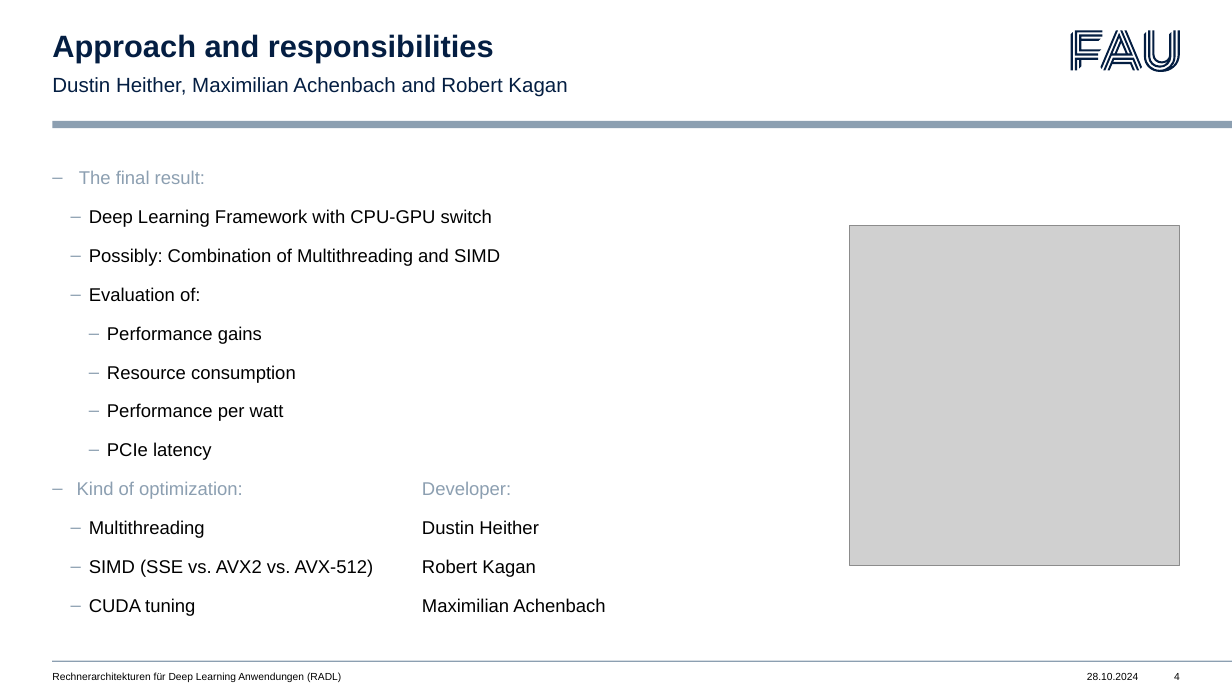
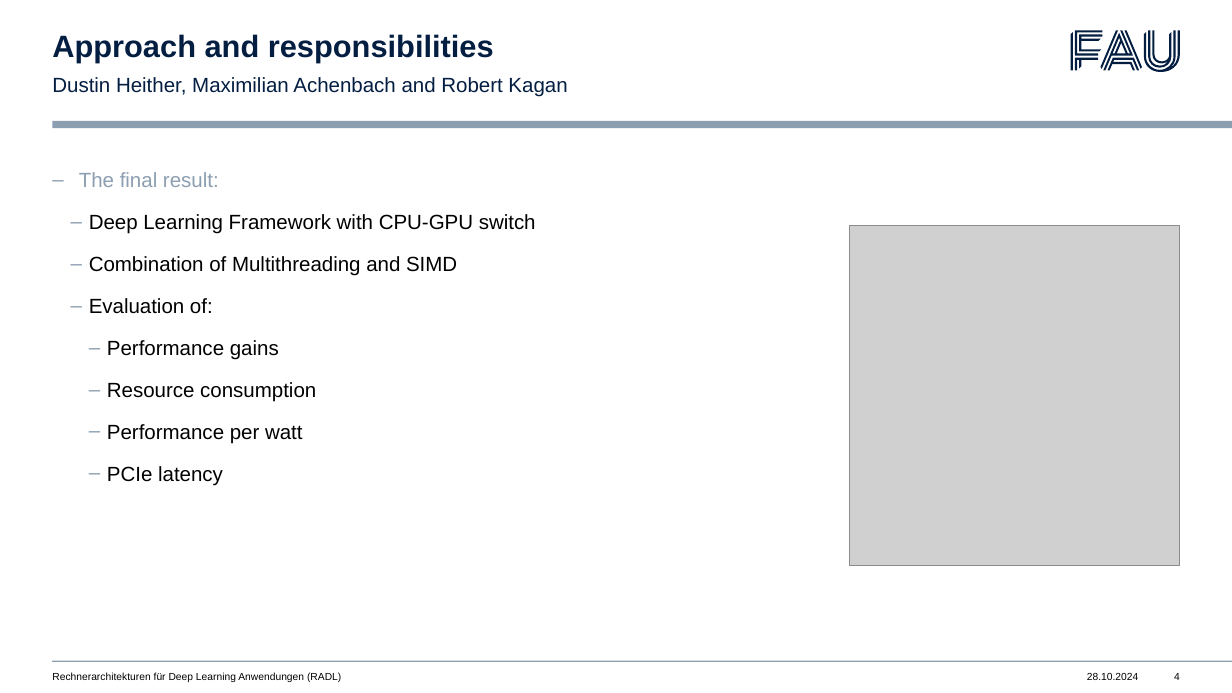
Before and after one commit to libalis/radl, a slide deck: slide 4 of Topic/Topic.pptx. Drawn at 1232x693 pixels with LibreOffice and Linux fonts; fonts in the diff are those of the drawing; grey boxes stand for pictures. Boxes give left, top, right and bottom in pixels: in the first picture for what was removed or moved away, otherwise in the second. Text is boxed around its words. In the diff, an @@ line names an element or a change of style, - is before the commit and + after.

Commit message:
readme and topic
- Updated readme
- Finalized topic

```diff
--- a/Topic/Topic.pptx
+++ b/Topic/Topic.pptx
@@ text at (79,172,536,486): size 14.4 to 16 pt in "The final result:", "Deep Learning Framework with CPU-GPU switch", "Evaluation of:", "Performance gains" and 3 more places; line spacing 1.06 to 1.08 @@
@@ text at (89,256,457,276): text changed; size 14.4 to 16 pt @@
-    – Possibly: Combination of Multithreading and SIMD
+    – Combination of Multithreading and SIMD
@@ text at (77,481,605,616): paragraphs removed @@
-– Kind of optimization: Developer:
-    – Multithreading Dustin Heither
-    – SIMD (SSE vs. AVX2 vs. AVX-512) Robert Kagan
-    – CUDA tuning Maximilian Achenbach
```
Also in this commit, not shown: 1 slide added, 2 other files.
